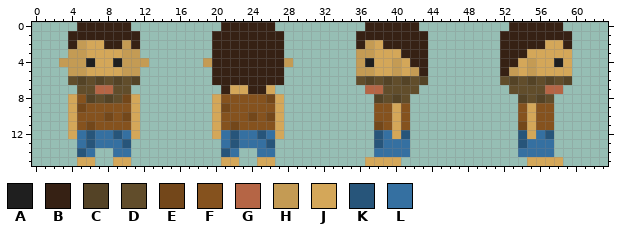
Two states of a pixel-art sprite, data/man.png. This is how it looked before the edit.
The file is 64x16 pixels. Colours within 5 levels of each other are drawn and written as one.
Palette (. is transparent): A #1f1f1f  B #362114  C #544326  D #614d2b  E #73471a  F #85521e  G #b56545  H #c49b54  J #d4a759  K #27557a  L #3570a1
Pixels before, first column x 3:
 0 ..BBBBBB..........BBBBBB..........BBBBBB..........BBBBBB.
 1 .BBBBBBBB........BBBBBBBB........BBBBBBBB........BBBBBBBB
 2 .BHJJBBHB........BBBBBBBB........BHJBBBBB........BBBBBJJB
 3 .HHJJJJHH........BBBBBBBB........HHJJJBBB........BBBJJJJJ
 4 HHHAJJAHHH......HBBBBBBBBH.......HAJJHJBB........BBJHJJAJ
 5 .HHJJJJHH........BBBBBBBB........HHJJHJHB........BHJHJJJJ
 6 .DCDCDCDC........BBBBBBBB........DCDCDCDC........DCDCDCDC
 7 ..DDGGDD..........BJJBBJ..........GGDDDD..........DDDDGG.
 8 .JFCDCDEJ........JFFFFFEJ..........CDCD............CDCD..
 9 .JEFFFFFJ........JEFFFFFJ..........FFJF............FJFF..
10 .JFFFEFEJ........JFFFEFEJ..........FFJF............FJFF..
11 .JFEFFFFJ........JFEFFFFJ..........EFJF............EJFF..
12 .JLKLLKLJ........JLKLLKLJ..........KLJK............KJLK..
13 ..LKLLLK..........LKLLLK...........KLLL............KLLL..
14 ..KL..LL..........KL..LL...........LLLL............LLLL..
15 ..JJ..JJ..........JJ..JJ..........JJJJ..............JJJJ.
Now the later version:
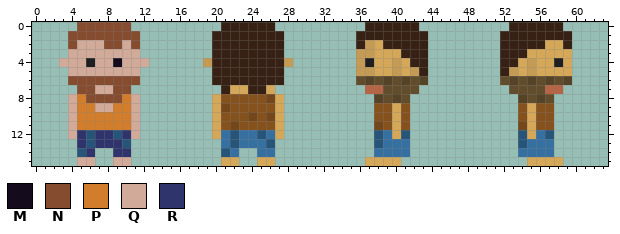
Colours new in this view: M #140c1c  N #854c30  P #d27d2c  Q #d2aa99  R #30346d
Difference:
{"y":0,"x":5,"old":"BBBBBB","new":"NNNNNN"}
{"y":1,"x":4,"old":"BBBBBBBB","new":"NNNNNNNN"}
{"y":2,"x":4,"old":"BHJJBBHB","new":"NQQQNNQN"}
{"y":3,"x":4,"old":"HHJJJJHH","new":"QQQQQQQQ"}
{"y":4,"x":3,"old":"HHH","new":"QQQ"}
{"y":4,"x":7,"old":"JJAHHH","new":"QQMQQQ"}
{"y":5,"x":4,"old":"HHJJJJHH","new":"QQQQQQQQ"}
{"y":6,"x":4,"old":"DCDCDCDC","new":"NNNNNNNN"}
{"y":7,"x":5,"old":"DDGGDD","new":"NNQQNN"}
{"y":8,"x":4,"old":"JFCDCDEJ","new":"QPNNNNPQ"}
{"y":9,"x":4,"old":"JEFFFFFJ","new":"QPPQQPPQ"}
{"y":10,"x":4,"old":"JFFFEFEJ","new":"QPPPPPPQ"}
{"y":11,"x":4,"old":"JFEFFFFJ","new":"QPPPPPPQ"}
{"y":12,"x":4,"old":"JL","new":"QR"}
{"y":12,"x":7,"old":"LL","new":"RR"}
{"y":12,"x":10,"old":"LJ","new":"RQ"}
{"y":13,"x":5,"old":"L","new":"R"}
{"y":13,"x":7,"old":"LLL","new":"RRR"}
{"y":14,"x":6,"old":"L","new":"R"}
{"y":14,"x":9,"old":"LL","new":"RR"}
{"y":15,"x":5,"old":"JJ","new":"QQ"}
{"y":15,"x":9,"old":"JJ","new":"QQ"}
{"label":"changed","picture_box":[59,22,149,166]}
